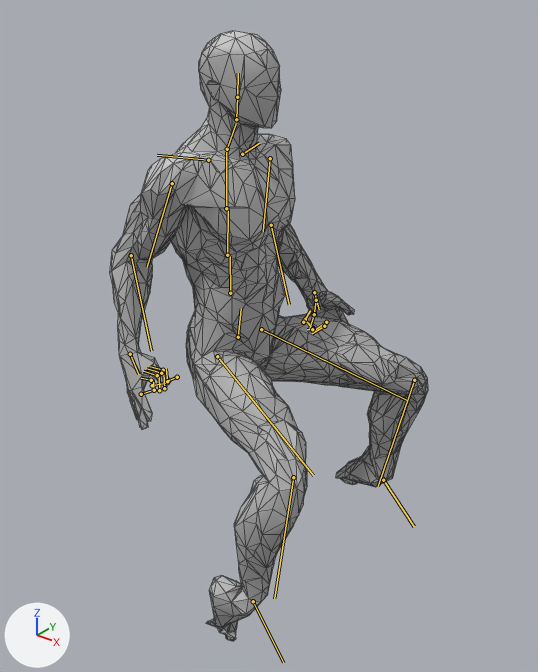
The glTF model assets/models/personaje/narrativo/protagonista.glb as it was, and as the next commit left it.
Before and after are seen from a 50 mm lens placed at (1.119, -1.377, 1.861), pointed at (0.004, 0.015, 0.998). The axes (+X, +Y, +Z) are drawn at lower left. The lights are the same throughout. The picture after the commit comes second. Both versions are drawn at frame 0 of the action 'jinete_galope'; the numbers are the values there. The bones that change, and the others that lie on the model, are drawn over the model as lines. Mesh edges are drawn as thin lines.

The first picture shows 'cuerpo'.
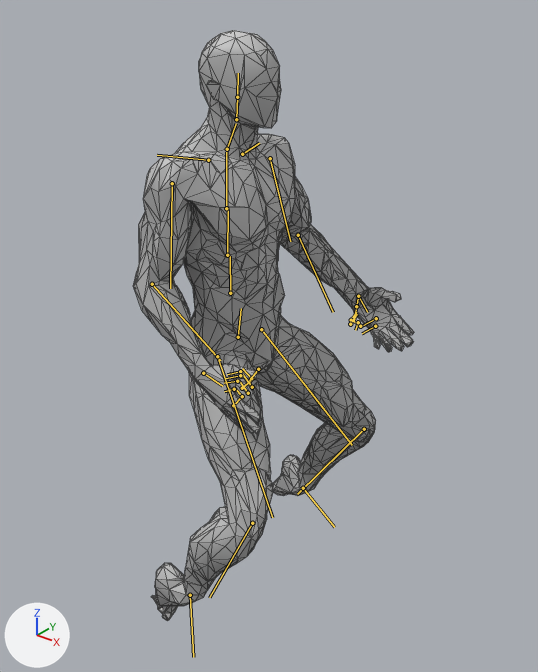
Location of each change, [x1, y1, x2, y2] in pixels of the pictures (538 x 672 px):
'cuerpo', posed (12% narrower)
    before: [110, 30, 428, 641]
    after: [133, 30, 414, 621]
bone 'upperarm_l', root to tip
    before: (270, 158) to (263, 231)
    after: (270, 158) to (290, 241)
bone 'lowerarm_l', root to tip
    before: (271, 225) to (289, 304)
    after: (298, 235) to (333, 312)
bone 'upperarm_r', root to tip
    before: (172, 183) to (147, 267)
    after: (172, 183) to (170, 288)
bone 'lowerarm_r', root to tip
    before: (131, 255) to (151, 351)
    after: (152, 284) to (220, 360)
bone 'thigh_l', root to tip
    before: (261, 329) to (406, 400)
    after: (261, 329) to (352, 445)
bone 'calf_l', root to tip
    before: (414, 380) to (378, 486)
    after: (364, 429) to (297, 494)
bone 'foot_l', root to tip
    before: (383, 480) to (414, 526)
    after: (303, 488) to (334, 527)
bone 'thigh_r', root to tip
    before: (217, 356) to (313, 475)
    after: (217, 356) to (272, 517)
bone 'calf_r', root to tip
    before: (293, 477) to (274, 598)
    after: (252, 523) to (209, 597)
bone 'foot_r', root to tip
    before: (253, 601) to (283, 662)
    after: (190, 595) to (193, 657)

The change in detail:
Bone 'upperarm_l' (bone_upperarm_l) turns from (-16, -18, 6) to (7, -20, 11) degrees about its own x, y and z.
Bone 'lowerarm_l' (bone_lowerarm_l) turns from (41, -2, 12) to (47, 5, 5) degrees about its own x, y and z.
Bone 'upperarm_r' (bone_upperarm_r) turns from (-34, 6, -11) to (-3, 10, -7) degrees about its own x, y and z.
Bone 'lowerarm_r' (bone_lowerarm_r) turns from (52, 2, -9) to (43, -19, 9) degrees about its own x, y and z.
Bone 'thigh_l' (bone_thigh_l) turns from (-60, -12, -38) to (-30, -3, -25) degrees about its own x, y and z.
Bone 'calf_l' (bone_calf_l) turns from (77, -21, 13) to (65, -14, 9) degrees about its own x, y and z.
Bone 'foot_l' (bone_foot_l) turns from (120, -9, -5) to (84, -18, 9) degrees about its own x, y and z.
Bone 'thigh_r' (bone_thigh_r) turns from (-72, -5, 28) to (-42, -7, 17) degrees about its own x, y and z.
Bone 'calf_r' (bone_calf_r) turns from (77, -10, 23) to (60, -12, 29) degrees about its own x, y and z.
Bone 'foot_r' (bone_foot_r) turns from (87, -35, -33) to (74, -40, -26) degrees about its own x, y and z.
